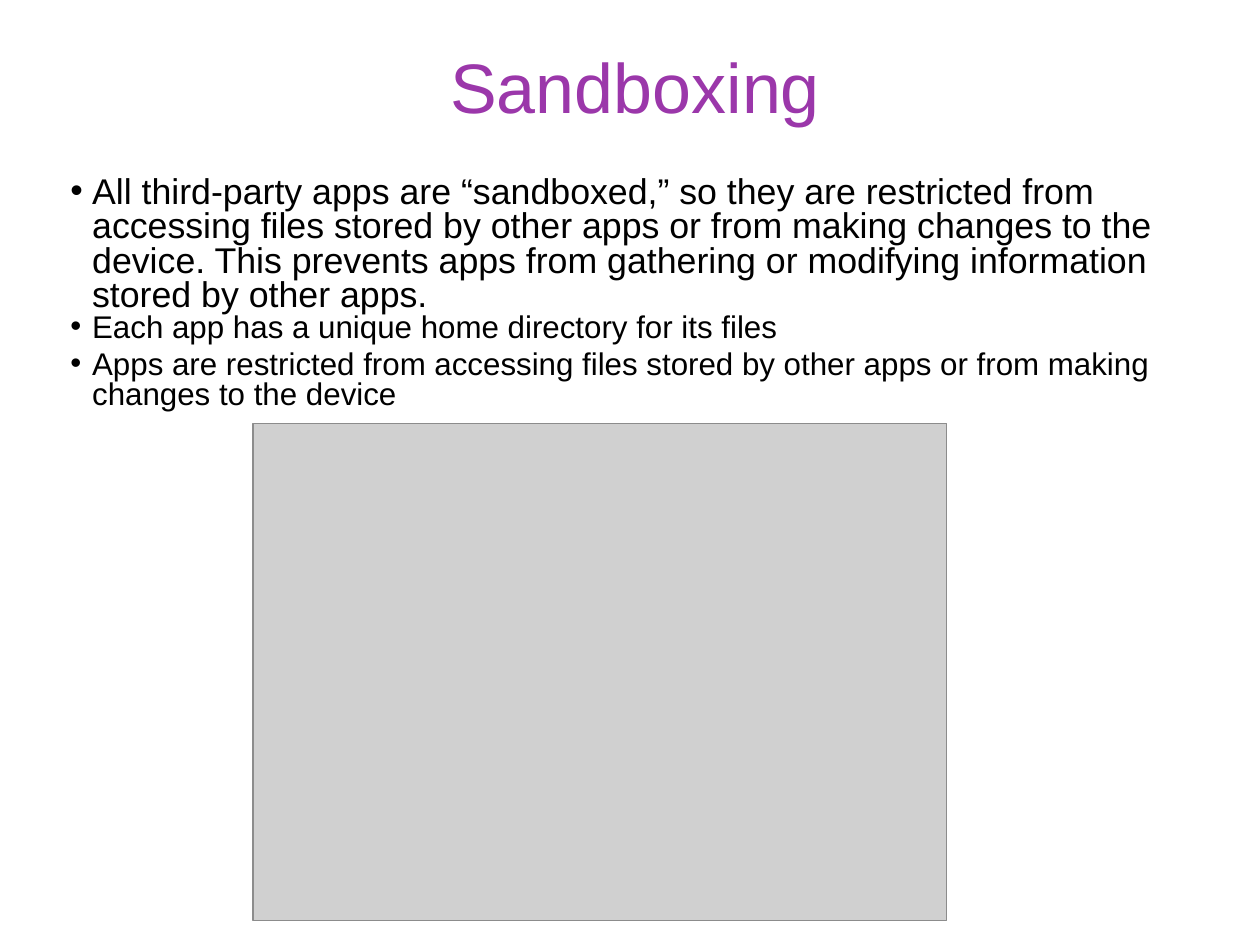
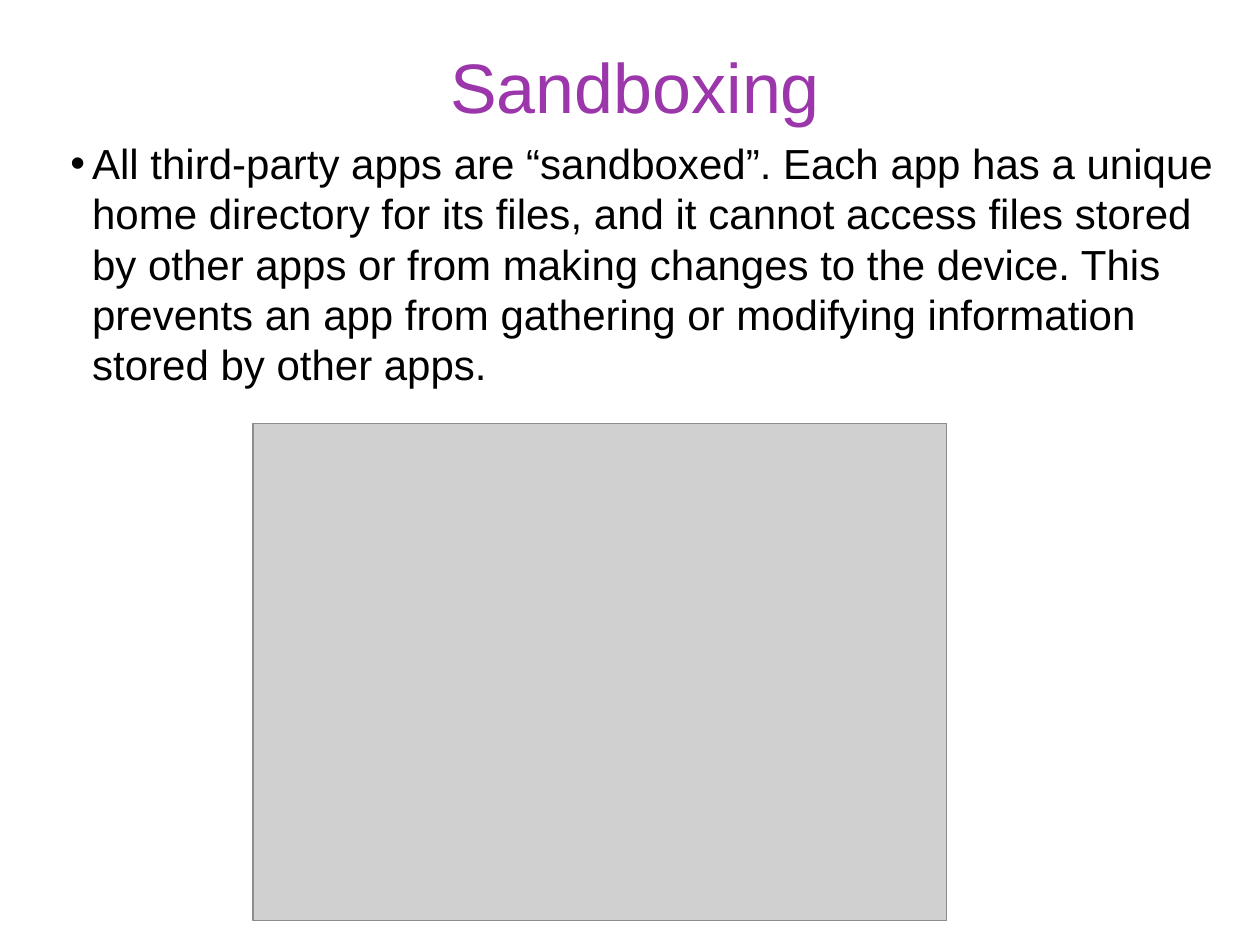
Before and after one commit to gulaoshi/gu.github.io, a slide deck: slide 15 of InfoSec/PPTs/L15-CH24-Wireless Mobile Security.pptx (slide 16 before the commit). Drawn at 1260x945 pixels with LibreOffice and Linux fonts; fonts in the diff are those of the drawing; grey boxes stand for pictures. Boxes give left, top, right and bottom in pixels: in the first picture for what was removed or moved away, otherwise in the second. Text is boxed around its words. In the diff, an @@ line names an element or a change of style, - is before the commit and + after.

```diff
--- a/InfoSec/PPTs/L15-CH24-Wireless Mobile Security.pptx
+++ b/InfoSec/PPTs/L15-CH24-Wireless Mobile Security.pptx
@@ text at (x1=92, y1=148, x2=1213, y2=389): text changed; size 20.4 to 24 pt @@
-• All third-party apps are “sandboxed,” so they are restricted from accessing files stored by other apps or from making changes to the device. This prevents apps from gathering or modifying information stored by other apps.
-• Each app has a unique home directory for its files
-• Apps are restricted from accessing files stored by other apps or from making changes to the device
+• All third-party apps are “sandboxed”. Each app has a unique home directory for its files, and it cannot access files stored by other apps or from making changes to the device. This prevents an app from gathering or modifying information stored by other apps.
```
Also in this commit, not shown: 11 other slides changed, 1 slide removed, 3 other files.
